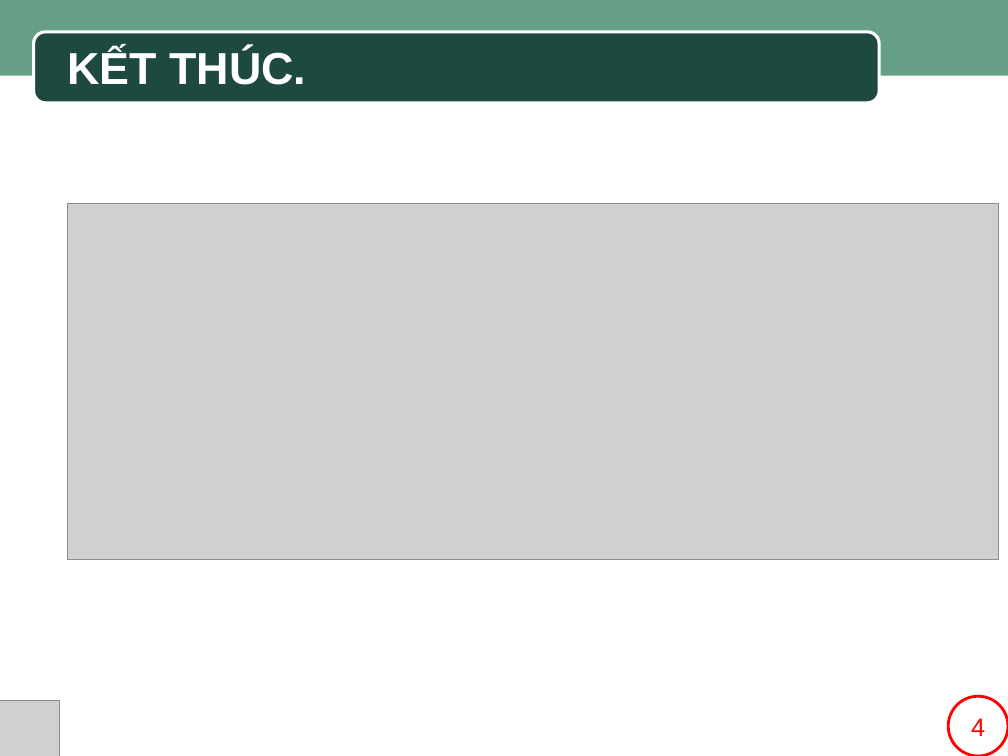
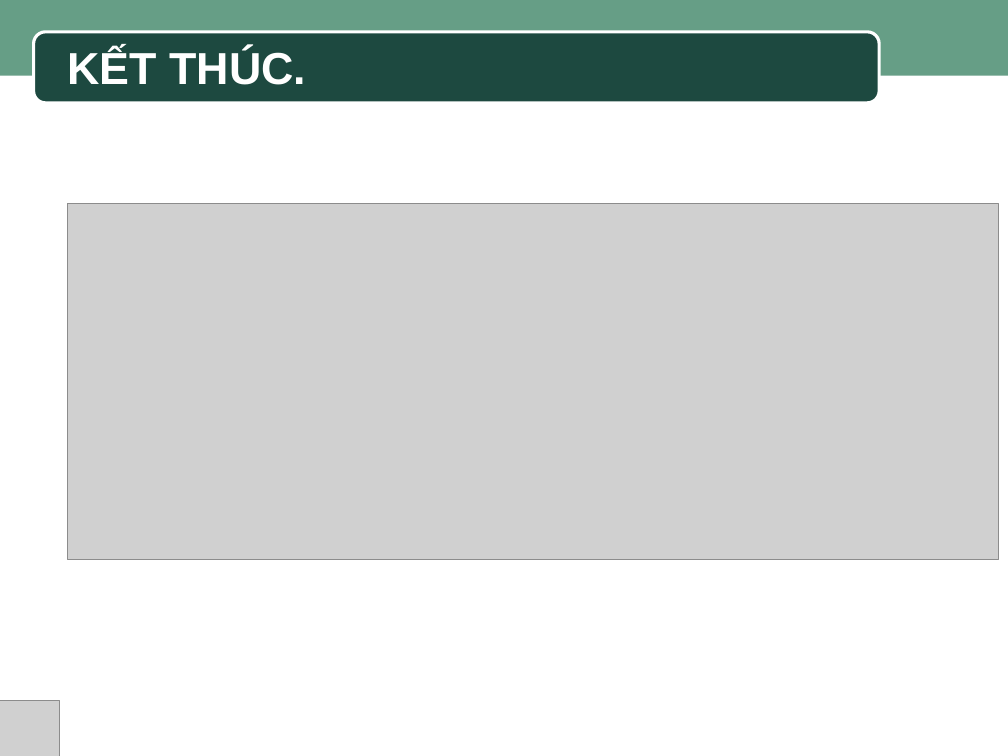
Before and after one commit to SaintLaurentxTran/hutech-23dthd4-nhom7, a slide deck: slide 17 of BÀI THUYẾT TRÌNH MẪU.pptx. Drawn at 1008x756 pixels with LibreOffice and Linux fonts; fonts in the diff are those of the drawing; grey boxes stand for pictures; background and template pictures are left out. Boxes give left, top, right and bottom in pixels: in the first picture for what was removed or moved away, otherwise in the second. Text is boxed around its words. In the diff, an @@ line names an element or a change of style, - is before the commit and + after.

```diff
--- a/BÀI THUYẾT TRÌNH MẪU.pptx
+++ b/BÀI THUYẾT TRÌNH MẪU.pptx
@@ ellipse removed at box(949, 697, 1008, 756) @@
-4
```
Also in this commit, not shown: 16 other slides changed.
